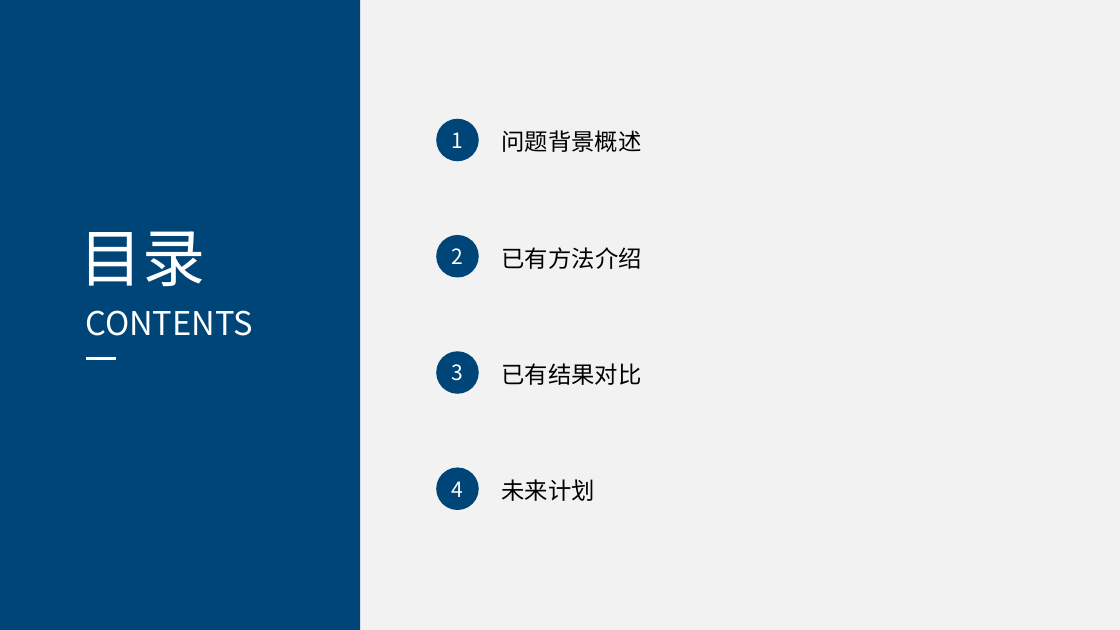
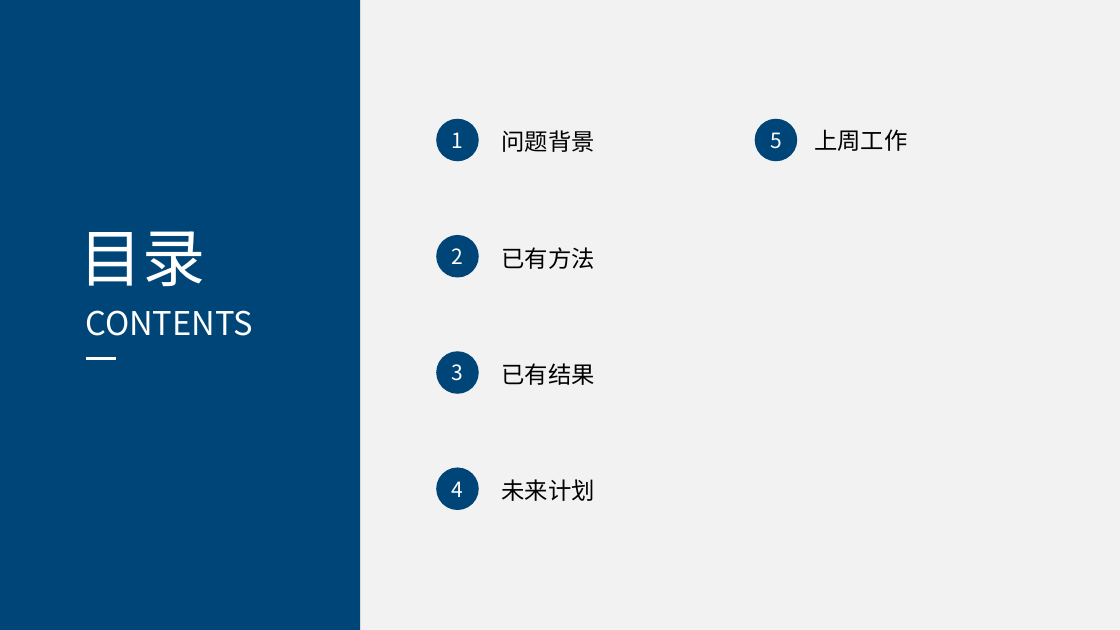
Before and after one commit to ybqu/courses, a slide deck: slide 2 of master/研究生工作/组会/屈原斌-组会-20201005.pptx. Drawn at 1120x630 pixels with LibreOffice and Linux fonts; fonts in the diff are those of the drawing. Boxes give left, top, right and bottom in pixels: in the first picture for what was removed or moved away, otherwise in the second. Text is boxed around its words. In the diff, an @@ line names an element or a change of style, - is before the commit and + after.

```diff
--- a/master/研究生工作/组会/屈原斌-组会-20201005.pptx
+++ b/master/研究生工作/组会/屈原斌-组会-20201005.pptx
@@ ellipse added at <box>755,118,797,161</box>, fill #004578, 18 pt, text #FFFFFF @@
+5
@@ text at <box>502,130,595,152</box>: text changed @@
-问题背景概述
+问题背景
@@ text added at <box>814,129,907,151</box>, 20 pt, text #000000 @@
+上周工作
@@ text at <box>502,247,595,269</box>: text changed @@
-已有方法介绍
+已有方法
@@ text at <box>502,363,595,385</box>: text changed @@
-已有结果对比
+已有结果
```
Also in this commit, not shown: 3 other slides changed, 14 slides added, 1 slide removed, 1 other file.
